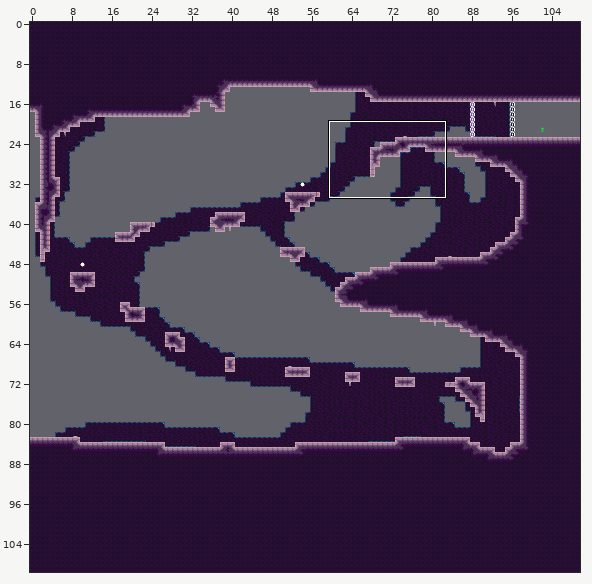
Level history. Tiled map: mapping_tools/tilemaps/intro7.tmx. Above, an overview of the earlier version with the close-up marked.
Close-up. Old version:
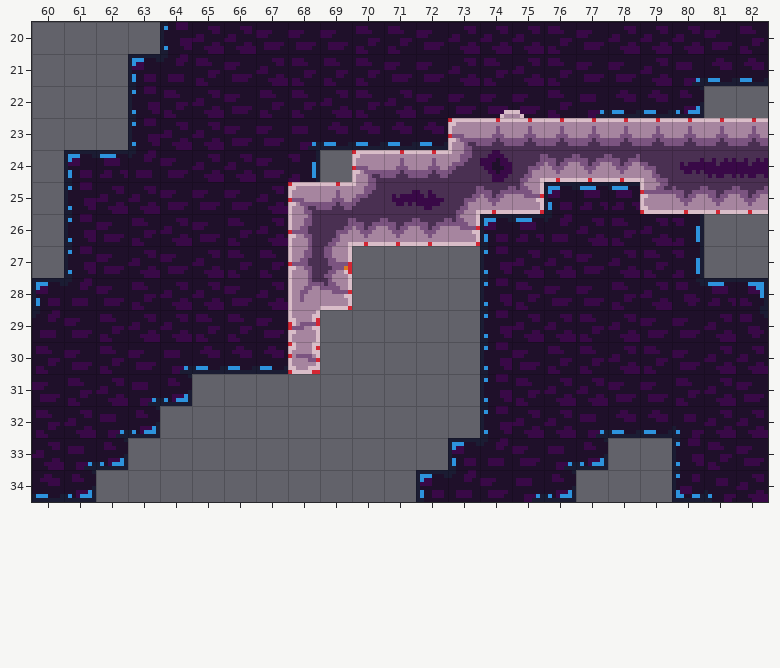
Cells are 8x8 px. Shown: x 60..82, y 20..34.
Now the later version:
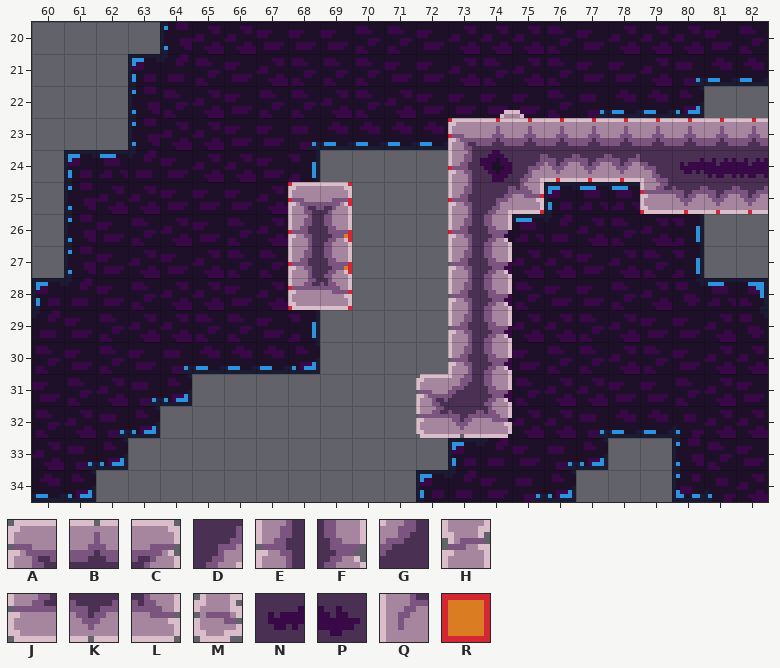
Key: from "stone": A 0, B 1, C 2, D 3, E 13, F 15, G 17, H 18, J 26, K 27, L 28, M 44, N 45, P 48, Q 54; from "tools": R 1 "ground".
_ is an empty cell, # one hidden under a higher layer.
Diff:
{"where": "layer \"draft\""}
{"y":24,"x":70,"old":"RRR","new":"___"}
{"y":25,"x":70,"old":"###","new":"___"}
{"y":26,"x":70,"old":"RRR","new":"___"}
{"y":29,"x":68,"old":"R","new":"_"}
{"y":30,"x":68,"old":"R","new":"_"}
{"where": "layer \"map\""}
{"y":24,"x":70,"old":"ABBG","new":"___E"}
{"y":25,"x":69,"old":"BGNPDK","new":"C___ED"}
{"y":26,"x":69,"old":"DKKKL_","new":"F___EF"}
{"y":27,"x":73,"old":"__","new":"EF"}
{"y":28,"x":68,"old":"Q","new":"J"}
{"y":28,"x":73,"old":"__","new":"EF"}
{"y":29,"x":68,"old":"H","new":"_"}
{"y":29,"x":73,"old":"__","new":"EF"}
{"y":30,"x":68,"old":"M","new":"_"}
{"y":30,"x":73,"old":"__","new":"EF"}
{"y":31,"x":72,"old":"___","new":"AGF"}
{"y":32,"x":72,"old":"___","new":"JKL"}
{"label":"changed","picture_box":[324,150,512,438]}
{"label":"changed","picture_box":[288,278,320,374]}
